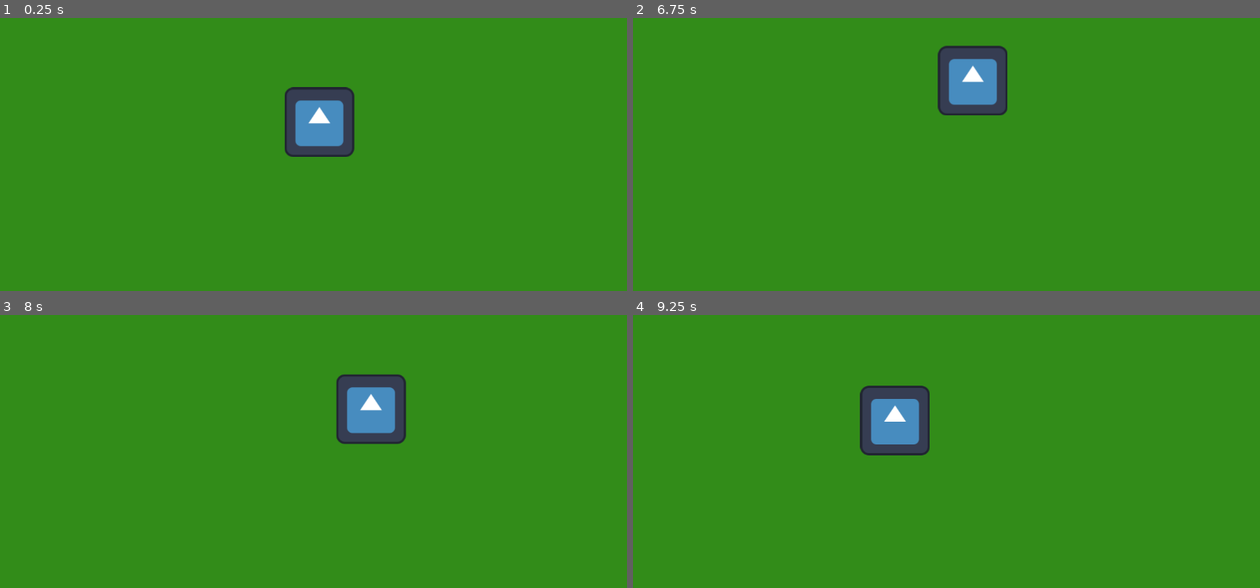
Above: before the commit, frames 1-4 (two rows, left to right).
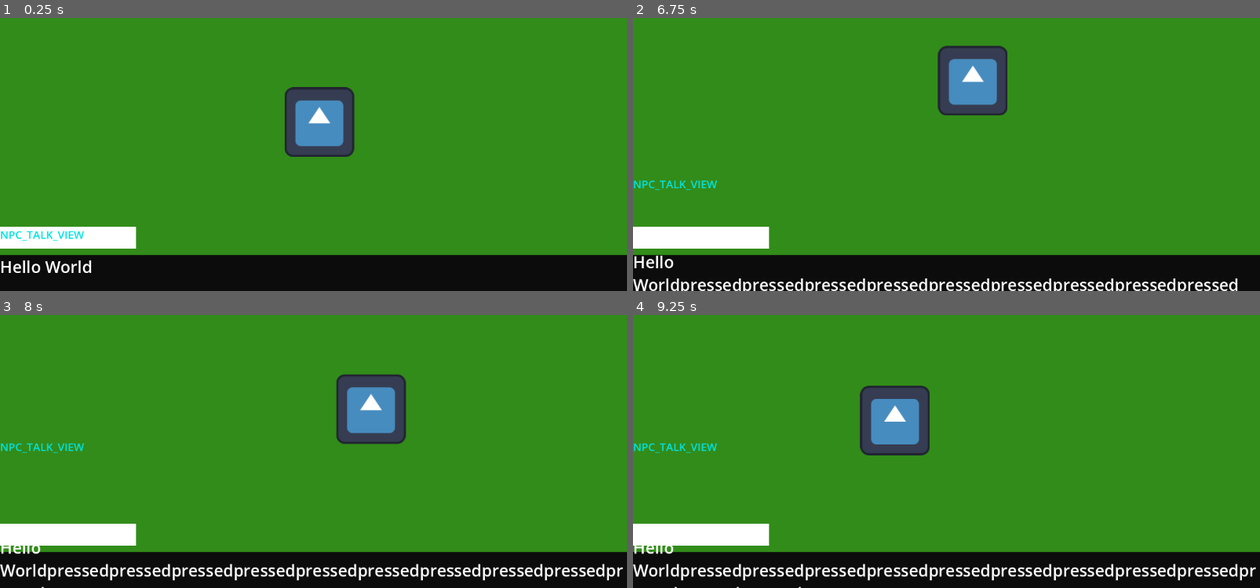
Above: after the commit, the same moments.

Repository: Skyepulse/LudumDare55Matelou
Game: Godot game, scene res://Scenes/mainScene.tscn
Same seed, same stepped clock (60 frames per second), same inputs: the game is played once before the commit and once after it. The engine's default icon, where the game draws it, is replaced by a stand-in: a white triangle on a blue panel in a dark square.
Inputs:
- Up to frame 1 (0.25 s): no input
- Up to frame 2 (6.75 s): hold D (move_right) 0.53-1.28 s; tap E (interact) at 0.6, 1.55, 2.1, 2.85, 3.8, 4.35, 5.1, 6.05, 6.6 s; hold S (move_down) 1.28-2.03 s; tap Shift (dash) at 1.35, 5.85 s; hold D (move_right) 2.03-2.78 s; hold W (move_up) 2.78-3.53 s; hold Shift (dash) 3.53-4.28 s; hold A (move_left) 3.53-5.03 s; hold S (move_down) 5.03-5.78 s; hold D (move_right) 5.78-6.53 s; hold W (move_up) from 6.53 s (still down)
- Up to frame 3 (8 s): release W (move_up) at 7.28 s; hold D (move_right) from 7.28 s (still down); tap E (interact) at 7.35 s
- Up to frame 4 (9.25 s): release D (move_right) at 8.03 s; hold S (move_down) 8.03-8.78 s; hold Shift (dash) 8.03-8.78 s; tap E (interact) at 8.3, 8.85 s; hold A (move_left) from 8.78 s (still down)

The runs differ from the first frame. In frame 1, 15% of the frame differs, in the area x 0-100%, y 76-100%; in frame 2, 15%; in frame 3, 15%, in the area x 0-100%, y 46-100%; in frame 4, 15%.

Commit message:
last changes of day 1

Diff:
--- a/Scenes/mainScene.tscn
+++ b/Scenes/mainScene.tscn
@@ -1,9 +1,14 @@
-[gd_scene load_steps=3 format=3 uid="uid://bat355yqjpxwa"]
+[gd_scene load_steps=4 format=3 uid="uid://bat355yqjpxwa"]
 
 [ext_resource type="PackedScene" uid="uid://db7r2gogo5b78" path="res://Scenes/map_main_node.tscn" id="1_awtvf"]
+[ext_resource type="PackedScene" uid="uid://6s5dywlo2tph" path="res://Scenes/npc_talk_view.tscn" id="1_fo62l"]
 [ext_resource type="PackedScene" uid="uid://casvlyfugxq2v" path="res://Scenes/player.tscn" id="2_0ef22"]
 
 [node name="mainScene" type="Node2D"]
+
+[node name="CanvasLayer" type="CanvasLayer" parent="."]
+
+[node name="NPC_TALK_VIEW" parent="CanvasLayer" instance=ExtResource("1_fo62l")]
 
 [node name="mapMainNode" parent="." instance=ExtResource("1_awtvf")]
 scale = Vector2(4, 4)
--- /dev/null
+++ b/Scenes/npc_talk_view.tscn
@@ -0,0 +1,58 @@
+[gd_scene load_steps=2 format=3 uid="uid://6s5dywlo2tph"]
+
+[ext_resource type="Script" path="res://Scripts/npc_talk_view.gd" id="1_2fmy4"]
+
+[node name="NPC_TALK_VIEW" type="Control"]
+layout_mode = 3
+anchors_preset = 15
+anchor_right = 1.0
+anchor_bottom = 1.0
+grow_horizontal = 2
+grow_vertical = 2
+script = ExtResource("1_2fmy4")
+
+[node name="nameRect" type="ColorRect" parent="."]
+layout_mode = 0
+offset_top = 530.0
+offset_right = 250.0
+offset_bottom = 570.0
+
+[node name="NameLabel" type="Label" parent="nameRect"]
+layout_mode = 1
+anchors_preset = 15
+anchor_right = 1.0
+anchor_bottom = 1.0
+grow_horizontal = 2
+grow_vertical = 2
+theme_override_colors/font_color = Color(0, 0.886275, 0.886275, 1)
+theme_override_font_sizes/font_size = 20
+text = "NamePlaceholder"
+justification_flags = 0
+
+[node name="dialogRect" type="ColorRect" parent="."]
+layout_mode = 1
+anchors_preset = 12
+anchor_top = 1.0
+anchor_right = 1.0
+anchor_bottom = 1.0
+offset_top = -66.0
+grow_horizontal = 2
+grow_vertical = 0
+color = Color(0.0470588, 0.0470588, 0.0470588, 1)
+
+[node name="DialogueLabel" type="RichTextLabel" parent="dialogRect"]
+layout_mode = 1
+anchors_preset = 15
+anchor_right = 1.0
+anchor_bottom = 1.0
+grow_horizontal = 2
+grow_vertical = 2
+theme_override_font_sizes/normal_font_size = 30
+theme_override_font_sizes/bold_font_size = 30
+theme_override_font_sizes/italics_font_size = 30
+theme_override_font_sizes/bold_italics_font_size = 30
+theme_override_font_sizes/mono_font_size = 30
+fit_content = true
+scroll_active = false
+
+[connection signal="resized" from="dialogRect/DialogueLabel" to="." method="_on_dialogue_label_resized"]
--- a/Scripts/npc.gd
+++ b/Scripts/npc.gd
@@ -2,8 +2,14 @@
 
 # Called when the node enters the scene tree for the first time.
 func _ready():
-	pass # Replace with function body.
+	pass
 
 
 func talk():
 	print("Hello World")
+
+func _on_dialogue_label_resized():
+	updateLabelPositions()
+
+func updateLabelPositions():
+	nameLabel.rect_position.y = dialogueLabel.rect_position.y - nameLabel.rect_size.y + OFFSET
--- /dev/null
+++ b/Scripts/npc_talk_view.gd
@@ -0,0 +1,26 @@
+extends Control
+
+var dialogLabel
+var nameLabel
+const OFFSET = 0
+
+# Called when the node enters the scene tree for the first time.
+func _ready():
+	dialogLabel = $dialogRect.get_child(0)
+	nameLabel = $nameRect.get_child(0)
+	dialogLabel.text = "Hello World"
+	nameLabel.text = name
+
+
+func _on_dialogue_label_resized():
+	updateLabelPositions()
+
+func updateLabelPositions():
+	if(dialogLabel == null):
+		return
+	var dialogLabelHeight = dialogLabel.get_content_height()
+	nameLabel.position.y = dialogLabel.position.y - dialogLabelHeight
+
+func _process(_delta):
+	if(Input.is_action_just_pressed("interact")):
+		dialogLabel.text += "pressed"
